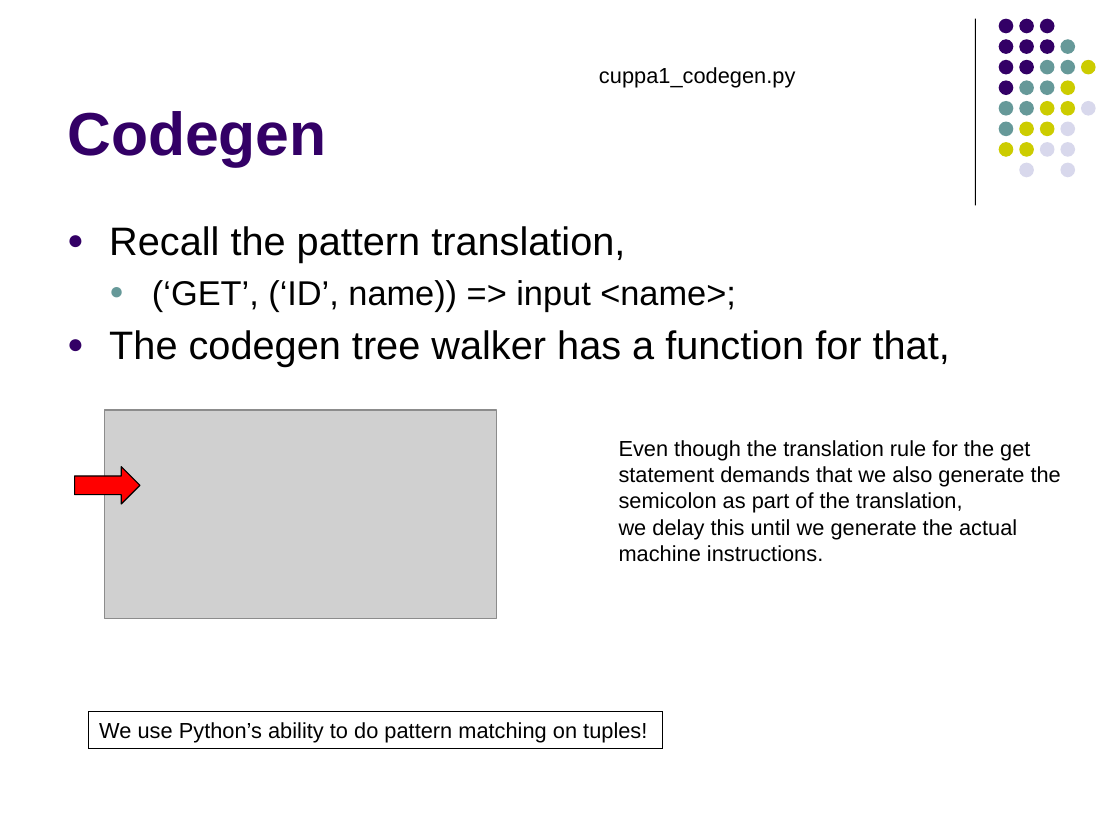
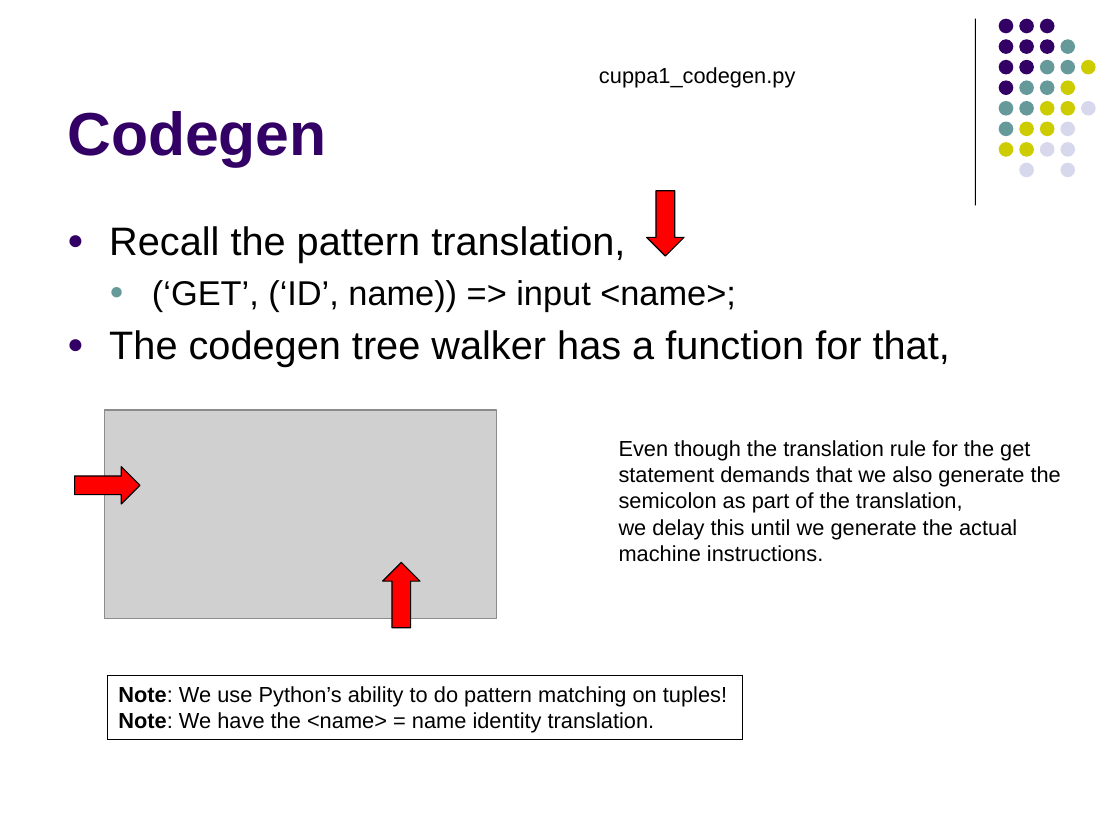
Before and after one commit to lutzhamel/CSC402, a slide deck: slide 12 of notes/csc402-ln007.pptx. Drawn at 1120x840 pixels with LibreOffice and Linux fonts; fonts in the diff are those of the drawing; grey boxes stand for pictures. Boxes give left, top, right and bottom in pixels: in the first picture for what was removed or moved away, otherwise in the second. Text is boxed around its words. In the diff, an @@ line names an element or a change of style, - is before the commit and + after.

```diff
--- a/notes/csc402-ln007.pptx
+++ b/notes/csc402-ln007.pptx
@@ right arrow added at box(647, 191, 684, 256), fill #FF0000, outline #000000 0.75 pt @@
@@ right arrow added at box(382, 563, 419, 628), fill #FF0000, outline #000000 0.75 pt @@
@@ rectangle "Note: We use Python’s ability ...": place and size @@
-rectangle "Note: We use Python’s ability ..." at box(88, 711, 662, 749)
+rectangle "Note: We use Python’s ability ..." at box(108, 675, 743, 739)
@@ text in rectangle at box(118, 686, 727, 733): text changed @@
-We use Python’s ability to do pattern matching on tuples!
+Note: We use Python’s ability to do pattern matching on tuples!
+Note: We have the <name> = name identity translation.
```
Also in this commit, not shown: 4 other slides changed, 1 other file.
